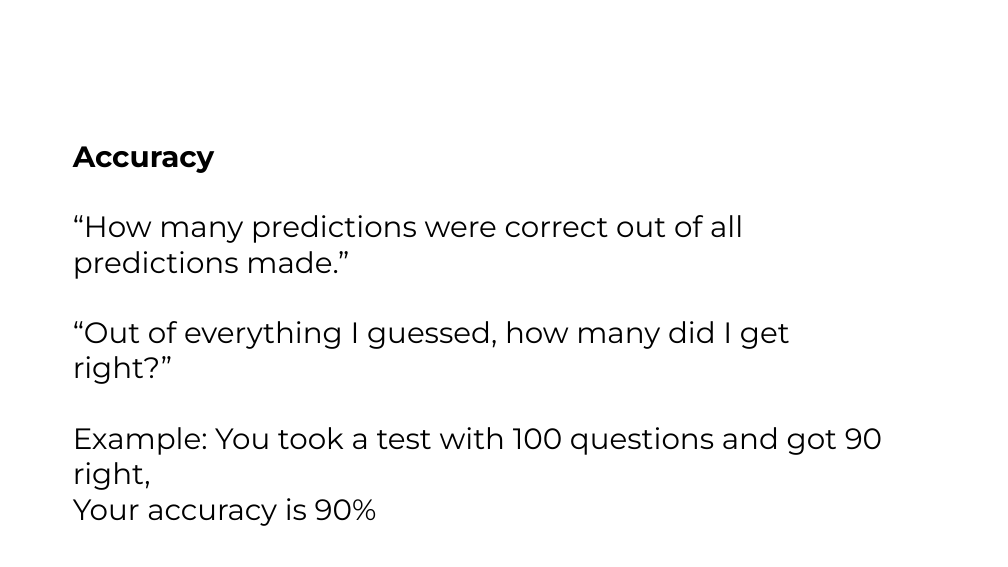
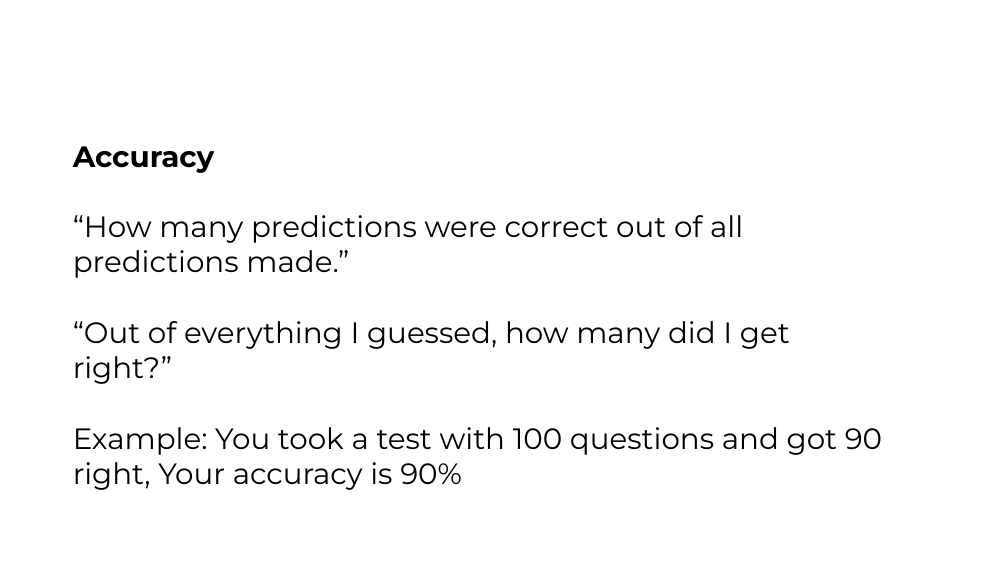
Before and after one commit to renatomaaliw3/public_files, a slide deck: slide 10 of CPE Electives (1 - 3)/01. Lectures Notebook/000. Presentations & Text Books/01. Presentation Slides/14.1 Logistic Regression.pptx. Drawn at 1008x567 pixels with LibreOffice and Linux fonts; fonts in the diff are those of the drawing; background and template pictures are left out. Boxes give left, top, right and bottom in pixels: in the first picture for what was removed or moved away, otherwise in the second. Text is boxed around its words. In the diff, an @@ line names an element or a change of style, - is before the commit and + after.

```diff
--- a/CPE Electives (1 - 3)/01. Lectures Notebook/000. Presentations & Text Books/01. Presentation Slides/14.1 Logistic Regression.pptx
+++ b/CPE Electives (1 - 3)/01. Lectures Notebook/000. Presentations & Text Books/01. Presentation Slides/14.1 Logistic Regression.pptx
@@ text at (x1=73, y1=427, x2=882, y2=490): text changed @@
-  Example: You took a test with 100 questions and got 90 right,
-  Your accuracy is 90%
+  Example: You took a test with 100 questions and got 90 right, Your accuracy is 90%
```
Also in this commit, not shown: 2 other files.
